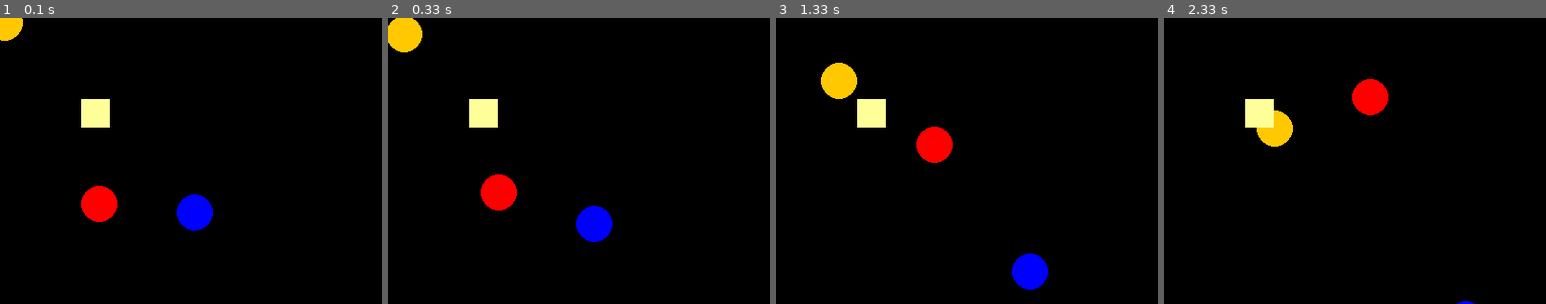
Above: before the commit, frames 1-4 (left to right).
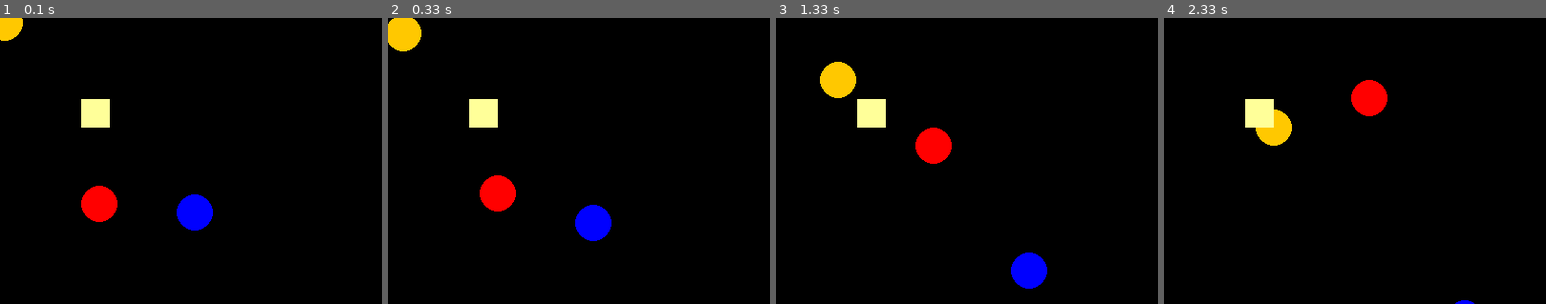
Above: after the commit, the same moments.

Repository: chauncy-crib/tagprobot-ml
Game: pygame game, started from python/main.py
The game is run twice, just before and just after one commit, with the same random seed, the same clock (stepped at 60 frames per second) and the same inputs.
Inputs:
- Up to frame 1 (0.1 s): no input
- Up to frame 2 (0.33 s): no input
- Up to frame 3 (1.33 s): no input
- Up to frame 4 (2.33 s): no input

Frame 1 is identical in both runs. In frame 2, 0.2% of the frame differs, in the area x 0-59%, y 0-79%; in frame 3, 0.3%, in the area x 11-72%, y 15-95%; in frame 4, 0.2%.

Commit message:
tagpro runs at 60

Diff:
--- a/python/main.py
+++ b/python/main.py
@@ -27,7 +27,7 @@
                 done = True
 
         screen.fill((0, 0, 0))
-        clock.tick(100)
+        clock.tick(60) # tagpro runs at 60hz
         delta_t_ms: int = clock.get_time()
         world_state.next_state(delta_t_ms)
         world_state.draw(screen)
